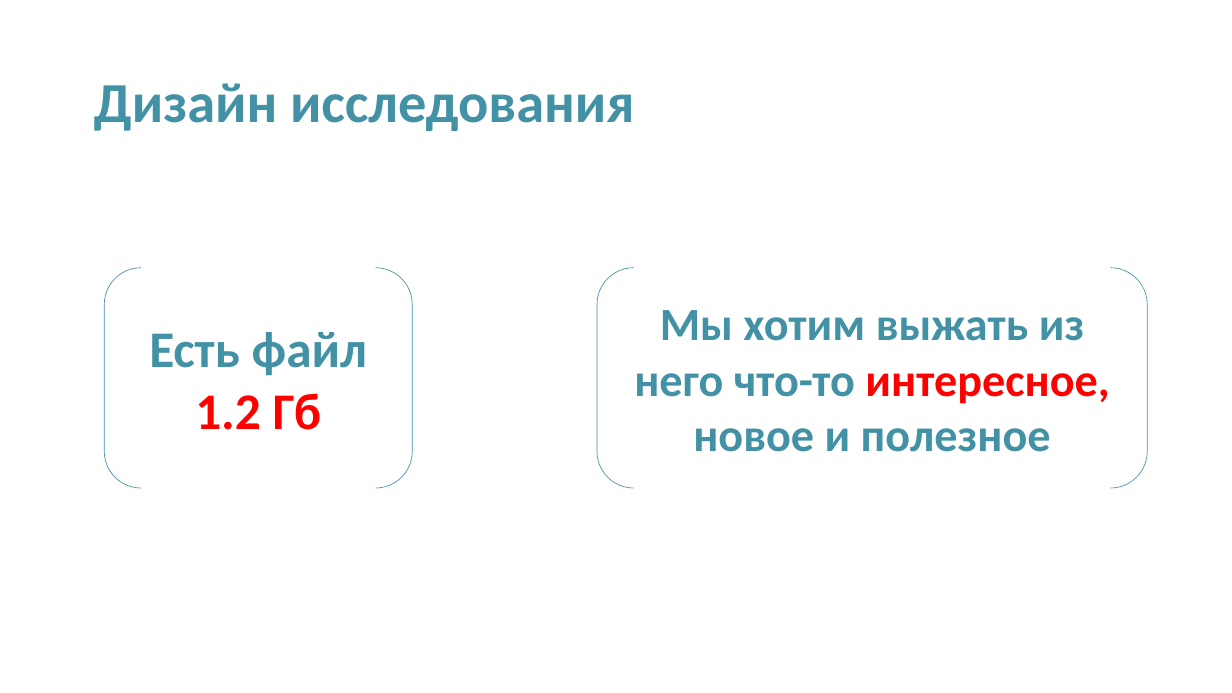
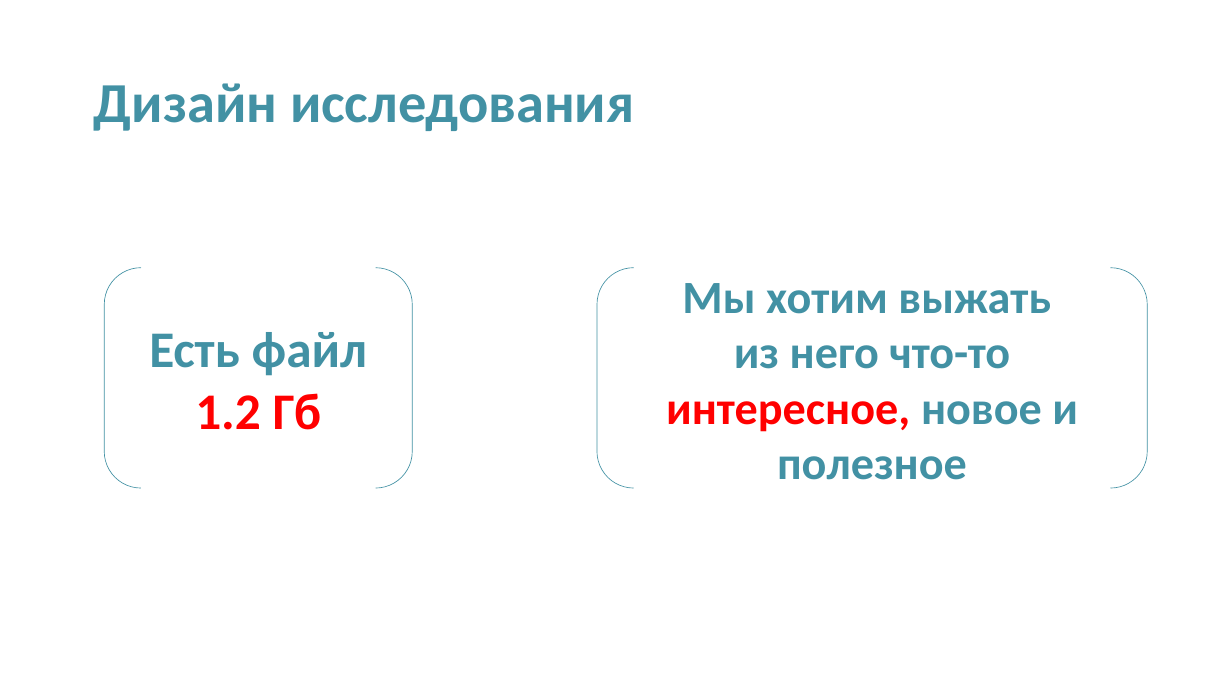
Before and after one commit to ru-corporate/teaching-2018, a slide deck: slide 2 of MRFS_course_outline.pptx. Drawn at 1232x693 pixels with LibreOffice and Linux fonts; fonts in the diff are those of the drawing. Boxes give left, top, right and bottom in pixels: in the first picture for what was removed or moved away, otherwise in the second. Text is boxed around its words. In the diff, an @@ line names an element or a change of style, - is before the commit and + after.

```diff
--- a/MRFS_course_outline.pptx
+++ b/MRFS_course_outline.pptx
@@ text in bracket pair at bbox=[666, 283, 1078, 480]: text changed @@
-Мы хотим выжать из него что-то интересное, новое и полезное
+Мы хотим выжать
+из него что-то интересное, новое и полезное
```
Also in this commit, not shown: 6 other slides changed, 8 slides added, 2 slides removed.
